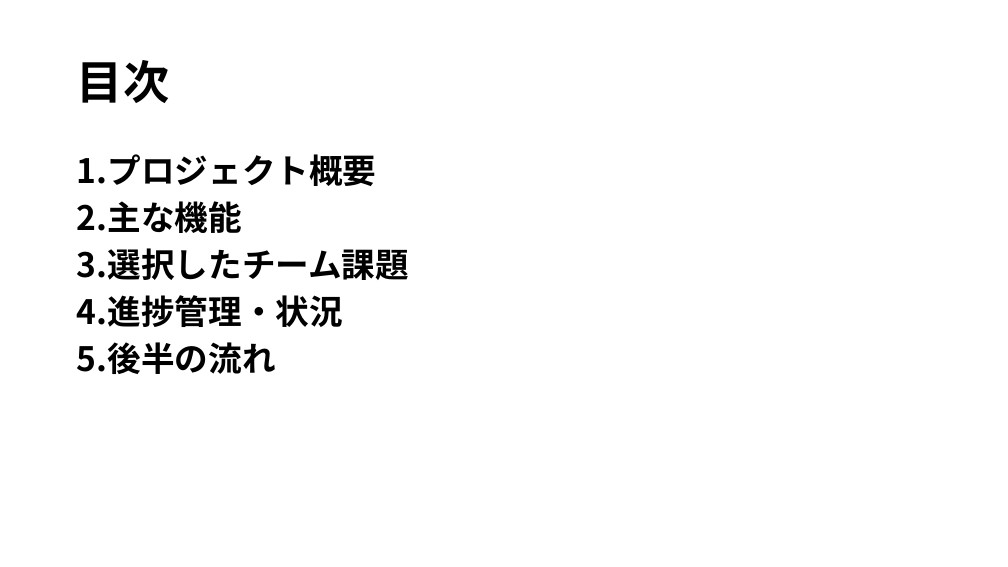
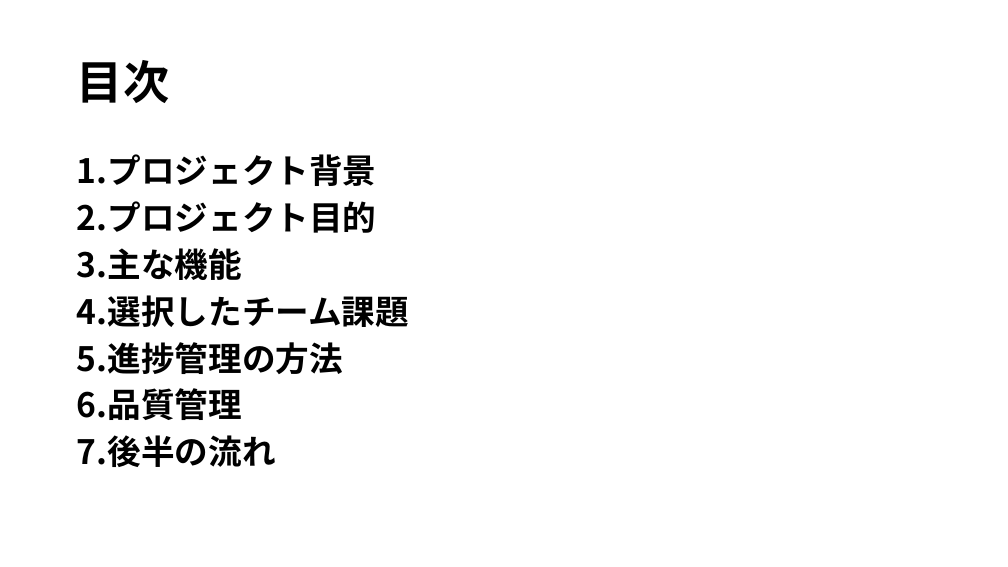
Before and after one commit to kazukiyoshida96/PM-, a slide deck: slide 2 of ＰＭ学科専用2.pptx. Drawn at 1008x567 pixels with LibreOffice and Linux fonts; fonts in the diff are those of the drawing. Boxes give left, top, right and bottom in pixels: in the first picture for what was removed or moved away, otherwise in the second. Text is boxed around its words. In the diff, an @@ line names an element or a change of style, - is before the commit and + after.

Commit message:
パワポ完成、計画書のスプリント、品質マネジメント変更

```diff
--- a/ＰＭ学科専用2.pptx
+++ b/ＰＭ学科専用2.pptx
@@ text at (77, 154, 409, 467): text changed @@
-1.プロジェクト概要
-2.主な機能
-3.選択したチーム課題
-4.進捗管理・状況
-5.後半の流れ
+1.プロジェクト背景
+2.プロジェクト目的
+3.主な機能
+4.選択したチーム課題
+5.進捗管理の方法
+6.品質管理
+7.後半の流れ
```
Also in this commit, not shown: 8 other slides changed, 1 slide added, 1 other file.
